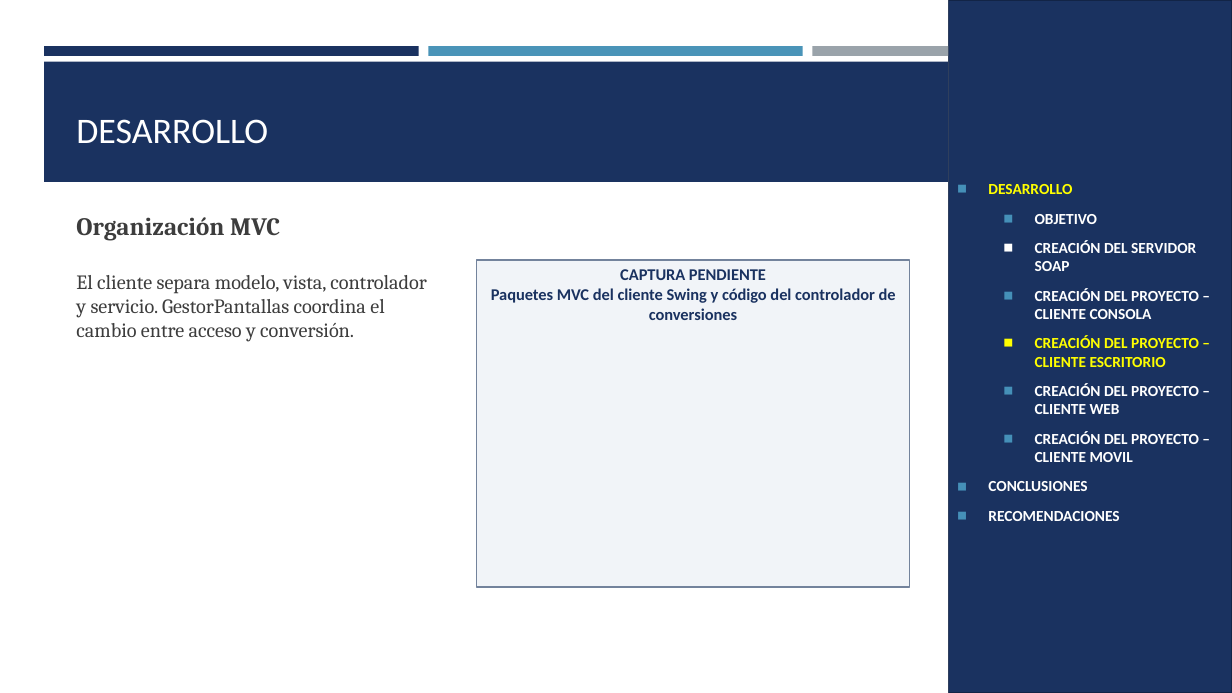
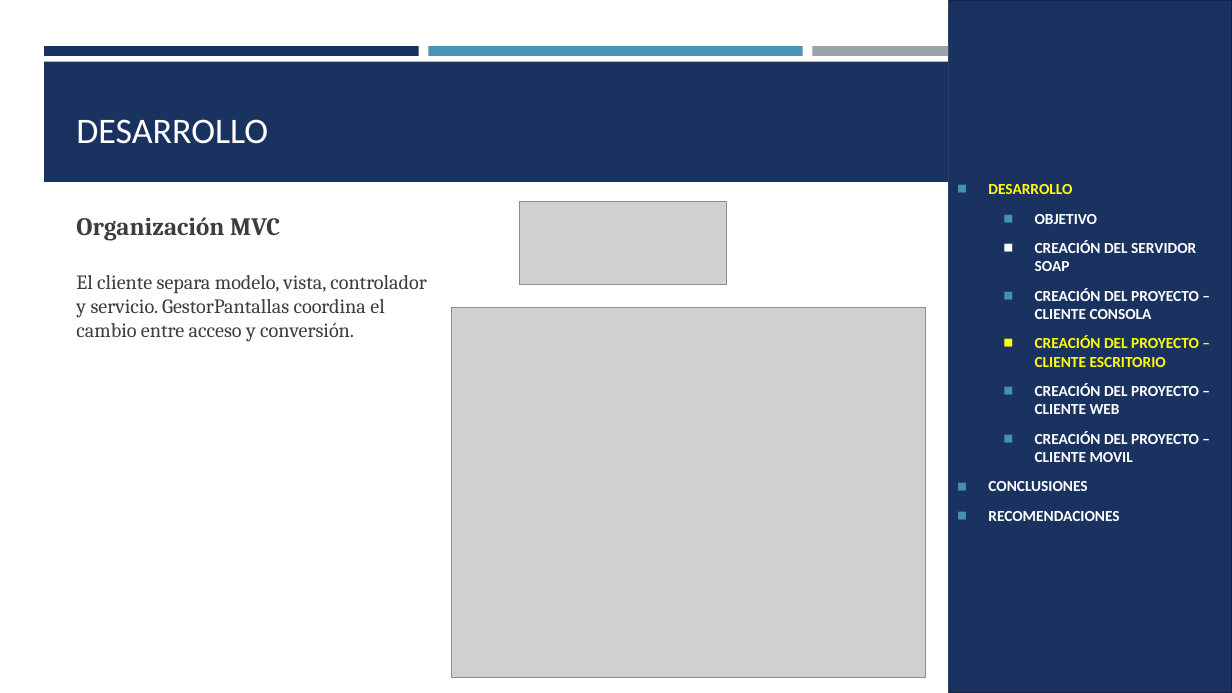
Before and after one commit to luis-sagx/arquitectura, a slide deck: slide 14 of TI.1.1 PAO202651_SOAP_JAVA_SINBDD_NRC36883_GR09/05. DOCUMENTACION/PRESENTACION_TECNICA_GR09.pptx. Drawn at 1232x693 pixels with LibreOffice and Linux fonts; fonts in the diff are those of the drawing; grey boxes stand for pictures. Boxes give left, top, right and bottom in pixels: in the first picture for what was removed or moved away, otherwise in the second. Text is boxed around its words. In the diff, an @@ line names an element or a change of style, - is before the commit and + after.

Commit message:
Completa capturas de las presentaciones y corrige la ejecución de los clientes
- TI.1.1: clase principal del cliente de escritorio y URL local del cliente móvil
- TI.1.2: el cliente MAUI usa localhost:14028 con adb reverse
- TI.1.3: corrige la URL de las pruebas de integración y agrega nbactions.xml al cliente de consola
- TI.1.4: elimina el proyecto duplicado .Verification y agrega VerificarHttp.ps1 a las pruebas del servidor
- Presentaciones: capturas reales y recuadros pendientes para los diagramas

```diff
--- a/TI.1.1 PAO202651_SOAP_JAVA_SINBDD_NRC36883_GR09/05. DOCUMENTACION/PRESENTACION_TECNICA_GR09.pptx
+++ b/TI.1.1 PAO202651_SOAP_JAVA_SINBDD_NRC36883_GR09/05. DOCUMENTACION/PRESENTACION_TECNICA_GR09.pptx
@@ picture added at (519,202,726,285) @@
@@ rectangle removed at (477,260,910,587) @@
-CAPTURA PENDIENTE
-Paquetes MVC del cliente Swing y código del controlador de conversiones
@@ picture added at (452,308,926,678) @@
```
Also in this commit, not shown: 23 other slides changed, 16 other files.
